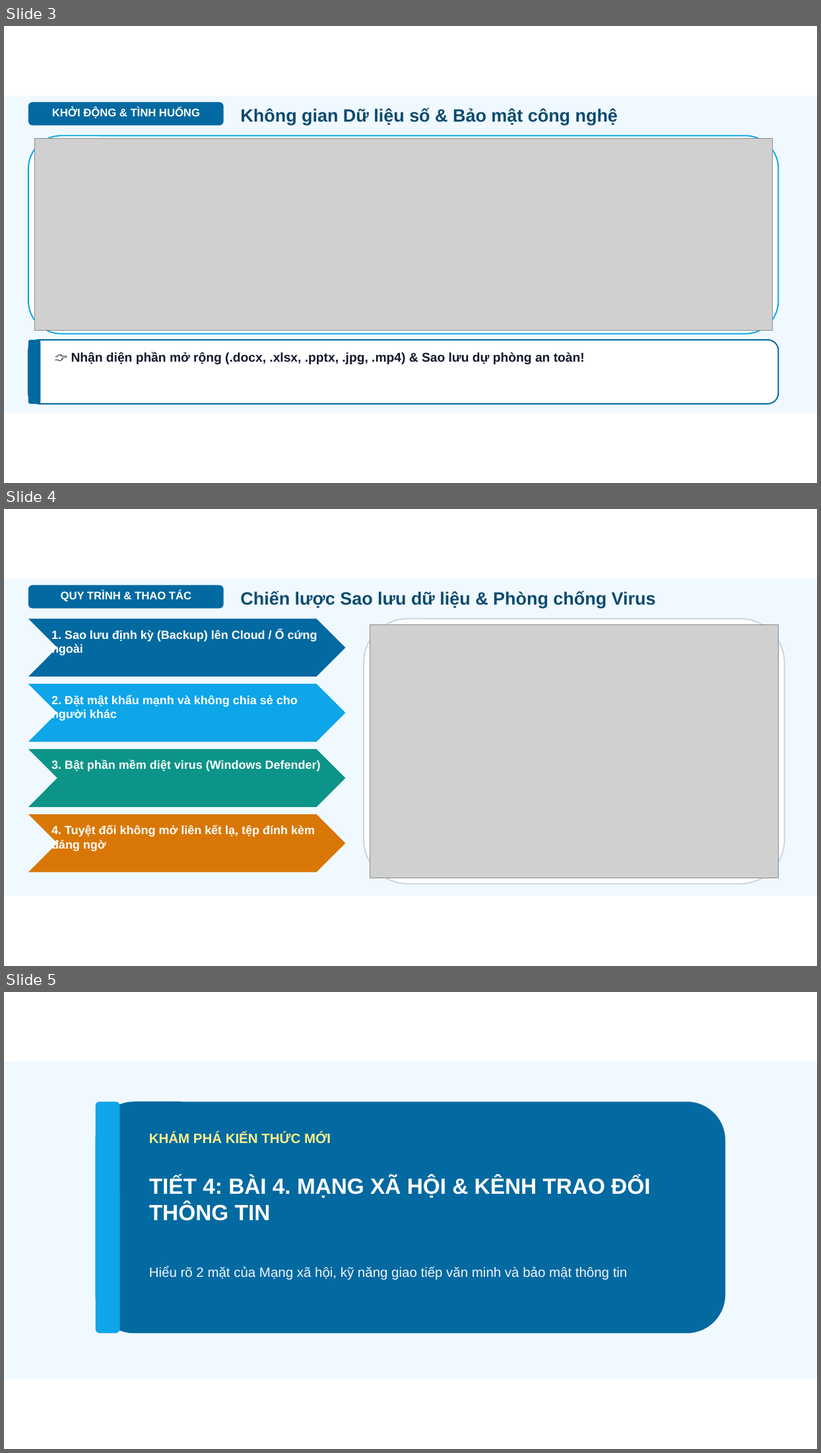
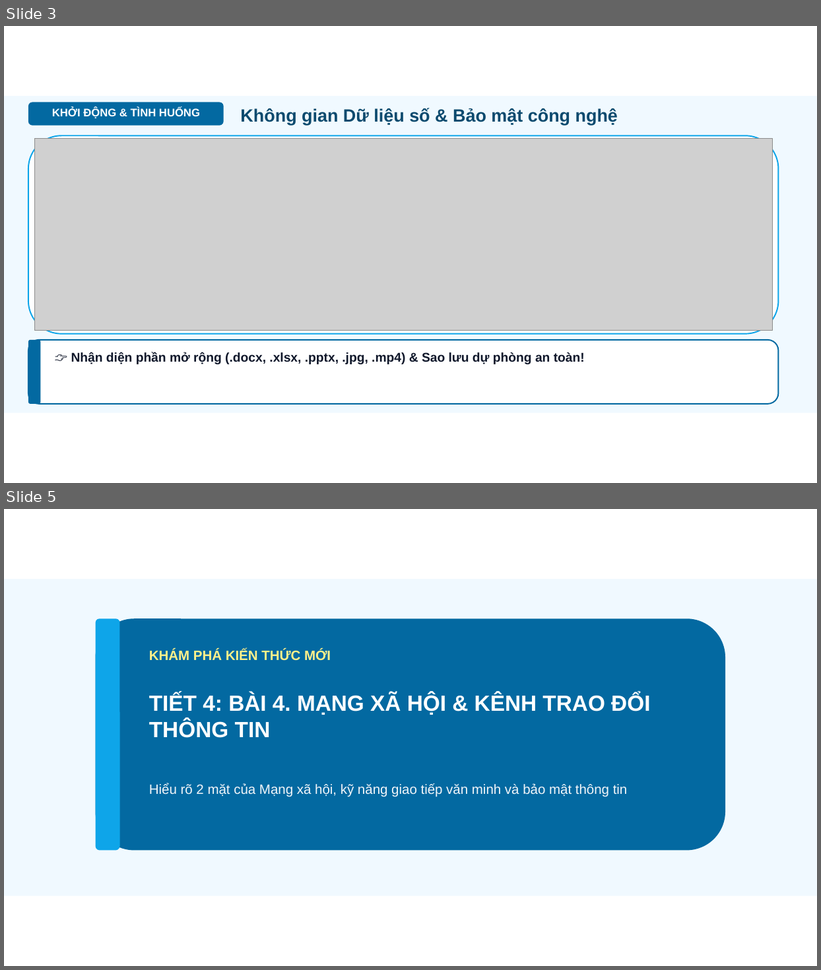
Before and after one commit to dinhnguyenhnue/UNIGO, a slide deck: KHBD_Tin_học/Lớp_7/Tuần_04/Slide_Tin_hoc_Lop_7_Bai03_04.pptx. Shown one above the other, each under a label of ours: slides 3, 4 and 5 before the commit, slides 3 and 5 after it; the slides between them are not shown. The pictures are 821x1453 and 821x970 pixels, drawn with LibreOffice and Linux fonts; fonts in the diff are those of the drawing; grey boxes stand for pictures; background and template pictures are left out. Boxes give left, top, right and bottom in pixels: in the first picture for what was removed or moved away, otherwise in the second. Text is boxed around its words. In the diff, an @@ line names an element or a change of style, - is before the commit and + after.

```diff
--- a/KHBD_Tin_học/Lớp_7/Tuần_04/Slide_Tin_hoc_Lop_7_Bai03_04.pptx
+++ b/KHBD_Tin_học/Lớp_7/Tuần_04/Slide_Tin_hoc_Lop_7_Bai03_04.pptx
@@ slide 4 removed at <box>4,509,817,966</box>, background #FFFFFF @@
@@ rectangle removed at <box>4,579,817,896</box> @@
@@ rounded rectangle removed at <box>28,586,224,609</box> @@
@@ text removed at <box>61,591,191,602</box> @@
-QUY TRÌNH & THAO TÁC
@@ text removed at <box>240,591,656,608</box> @@
-Chiến lược Sao lưu dữ liệu & Phòng chống Virus
@@ chevron removed at <box>28,619,346,677</box> @@
@@ rounded rectangle removed at <box>364,619,785,884</box> @@
@@ picture removed at <box>370,625,779,878</box> @@
@@ text removed at <box>52,630,318,656</box> @@
-1. Sao lưu định kỳ (Backup) lên Cloud / Ổ cứng ngoài
@@ chevron removed at <box>28,684,346,742</box> @@
@@ text removed at <box>52,695,298,721</box> @@
-2. Đặt mật khẩu mạnh và không chia sẻ cho người khác
@@ chevron removed at <box>28,749,346,807</box> @@
@@ text removed at <box>52,760,321,772</box> @@
-3. Bật phần mềm diệt virus (Windows Defender)
@@ chevron removed at <box>28,815,346,873</box> @@
@@ text removed at <box>52,826,315,852</box> @@
-4. Tuyệt đối không mở liên kết lạ, tệp đính kèm đáng ngờ
```
Also in this commit, not shown: 2 slides added, 1 other slide removed, 14 other files.
